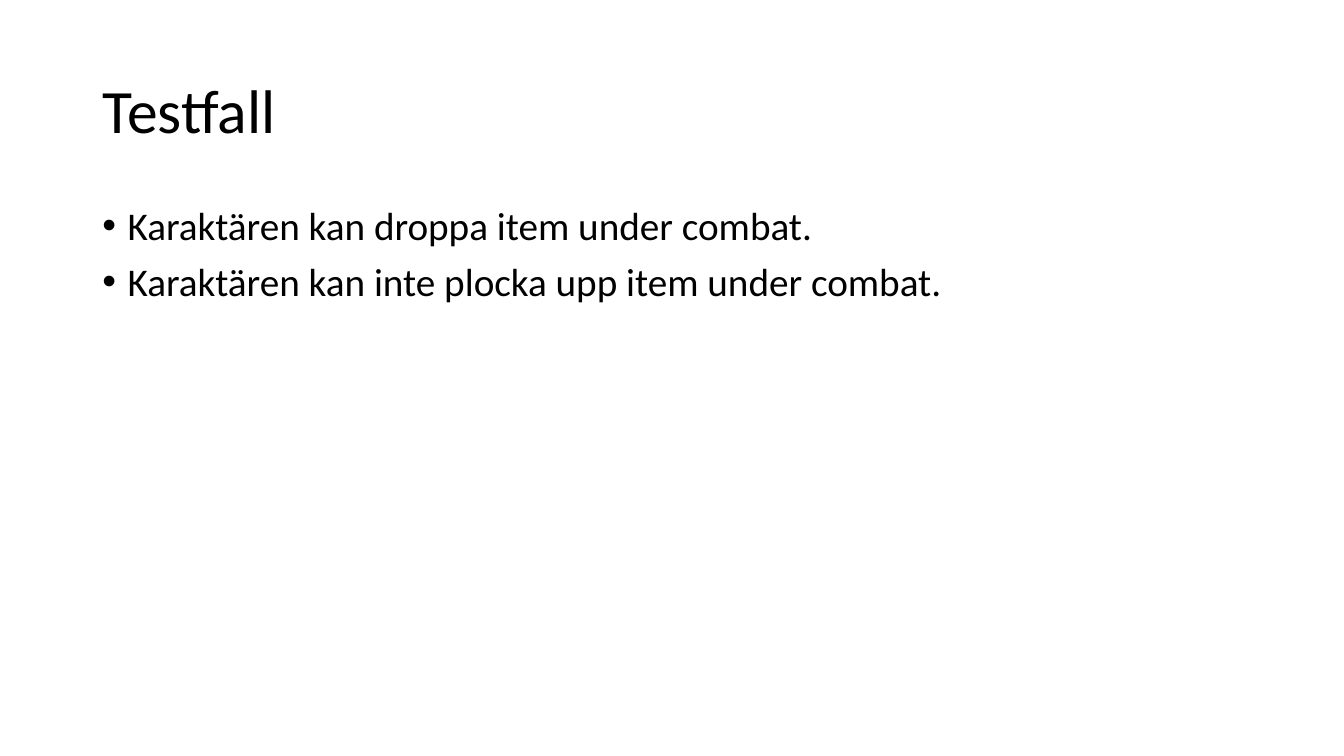
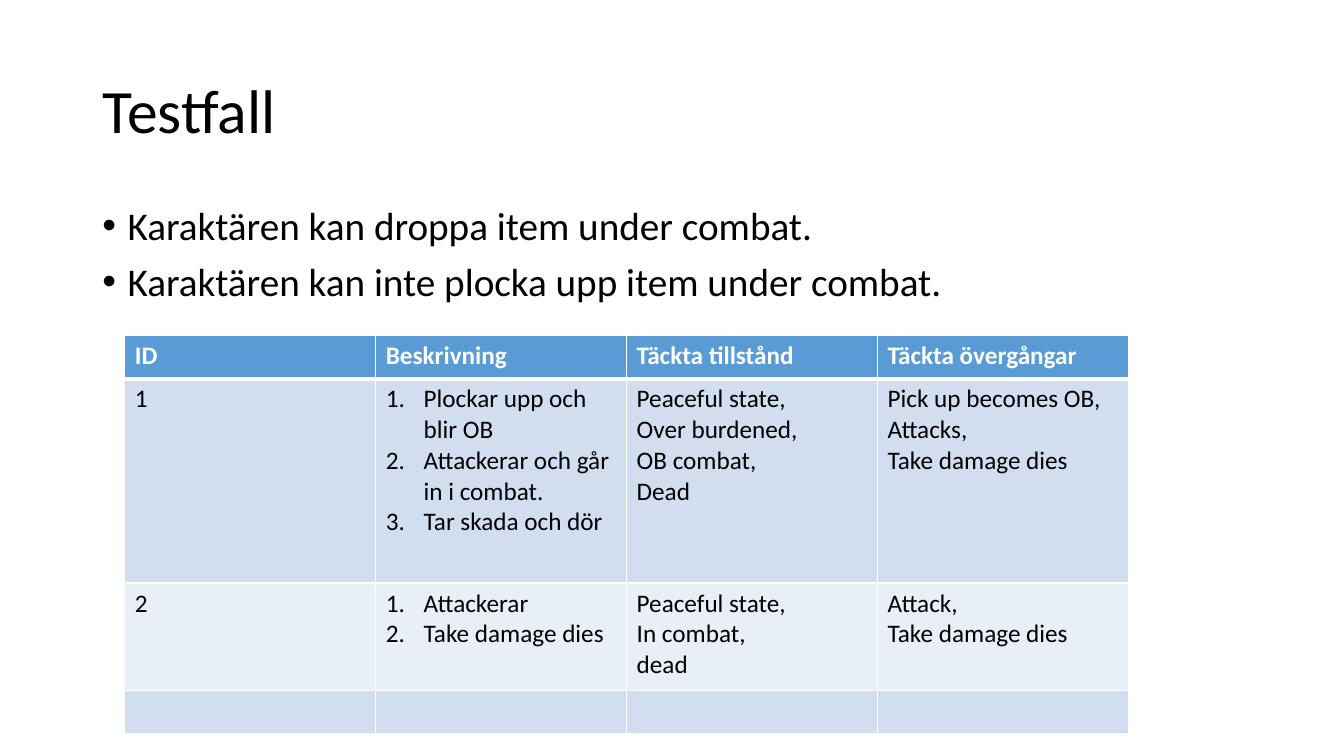
Before and after one commit to fyrtio2/projektINTE, a slide deck: slide 20 of 01 Dokumentation/slutredovisning.pptx (slide 19 before the commit). Drawn at 1344x756 pixels with LibreOffice and Linux fonts; fonts in the diff are those of the drawing. Boxes give left, top, right and bottom in pixels: in the first picture for what was removed or moved away, otherwise in the second. Text is boxed around its words. In the diff, an @@ line names an element or a change of style, - is before the commit and + after.

```diff
--- a/01 Dokumentation/slutredovisning.pptx
+++ b/01 Dokumentation/slutredovisning.pptx
@@ table added at (x1=125, y1=336, x2=1129, y2=735), 4 rows, 4 columns @@
+ID | Beskrivning | Täckta tillstånd | Täckta övergångar
+1 | Plockar upp och blir OB / Attackerar och går in i combat. / Tar skada och dör | Peaceful state, / Over burdened, / OB combat, / Dead | Pick up becomes OB, / Attacks, / Take damage dies
+2 | Attackerar / Take damage dies | Peaceful state, / In combat, / dead | Attack, / Take damage dies
+ |  |  | 
```
Also in this commit, not shown: 2 other slides changed, 2 slides added, 1 slide removed, 1 other file.
